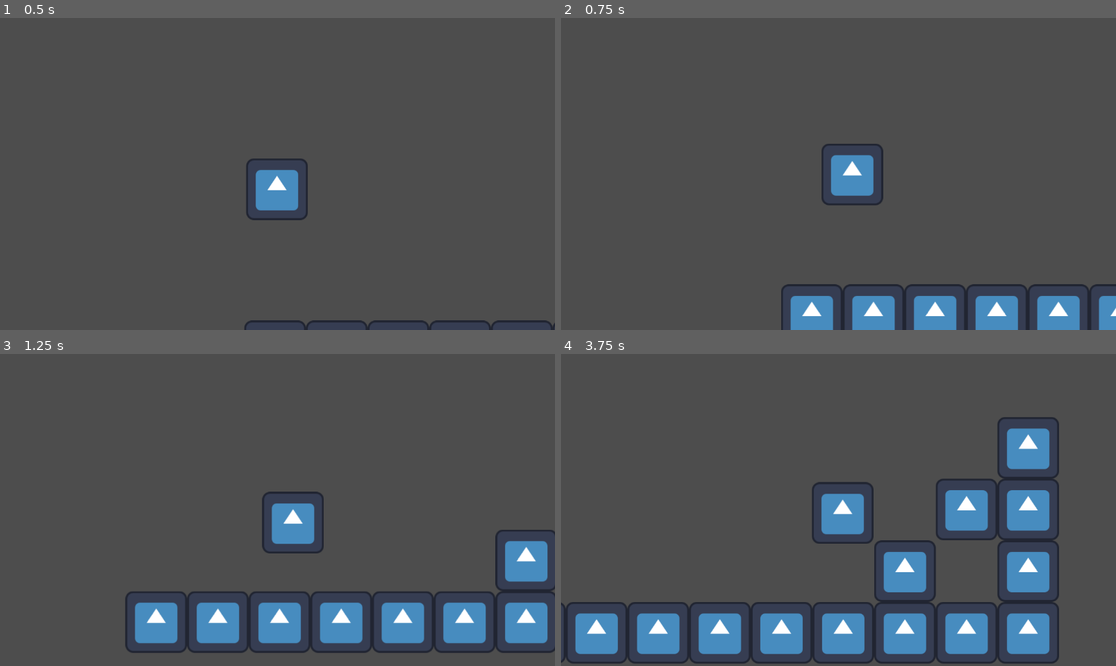
Above: before the commit, frames 1-4 (two rows, left to right).
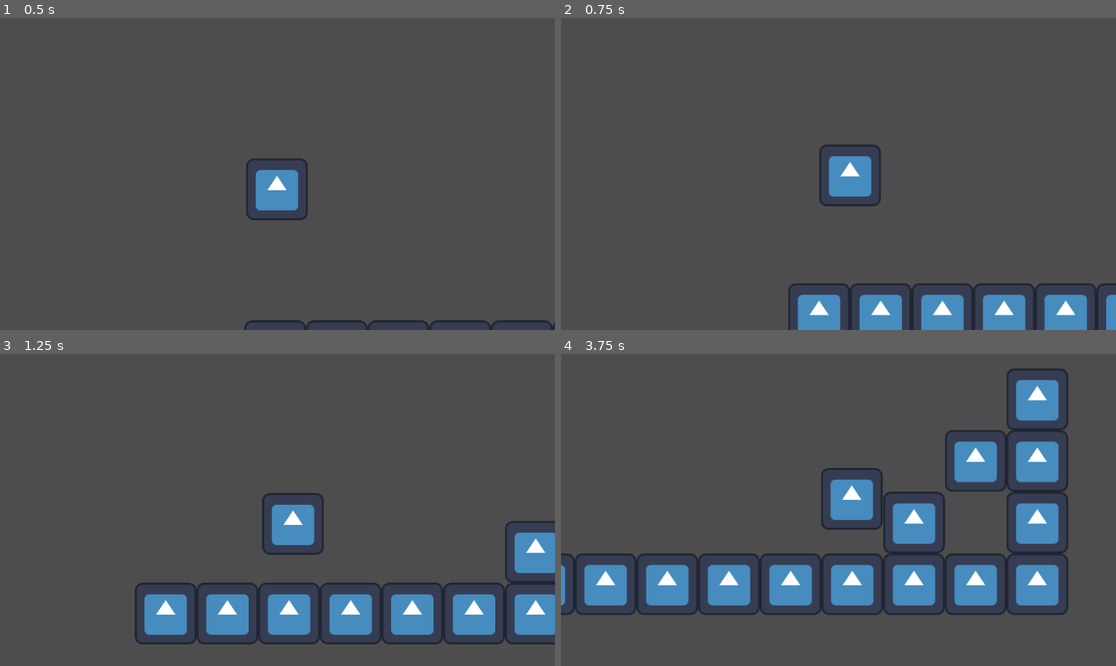
Above: after the commit, the same moments.

Repository: PL00T00/Jumping-The-Gun
Game: Godot game, scene res://node.tscn
The game is run twice, just before and just after one commit, with the same random seed, the same clock (stepped at 60 frames per second) and the same inputs. The project has no main scene, so this scene is started directly. The engine's default icon, where the game draws it, is replaced by a stand-in: a white triangle on a blue panel in a dark square.
Inputs (mouse positions are in pixels of both pictures, inside the frame that each line leads up to):
- Up to frame 1 (0.5 s): no input
- Up to frame 2 (0.75 s): move the mouse to (960, 158) at 0.52 s; hold D (Right) from 0.53 s (still down); click (960, 158) at 0.6 s
- Up to frame 3 (1.25 s): keep holding D (Right)
- Up to frame 4 (3.75 s): move the mouse to (727, 525) at 1.27 s; click (727, 525) at 1.35 s; move the mouse to (894, 441) at 2.02 s; release D (Right) at 2.03 s; hold A (Left) 2.03-2.78 s; click (894, 441) at 2.1 s; move the mouse to (810, 572) at 2.77 s; hold D (Right) from 2.78 s (still down); click (810, 572) at 2.85 s; move the mouse to (1005, 556) at 3.52 s; click (1005, 556) at 3.6 s

Frame 1 is identical in both runs. In frame 2, 4.3% of the frame differs, in the area x 39-100%, y 40-100%; in frame 3, 11%; in frame 4, 29%, in the area x 0-92%, y 4-100%.

Commit message:
added multi-directional shooting
you now move to the opposite direction of the place your mouse clicked

Diff:
--- a/player.gd
+++ b/player.gd
@@ -1,7 +1,7 @@
 extends CharacterBody2D
 
 const SPEED = 400.0
-const SHOOT_UP_FORCE = -800.0
+const SHOOT_FORCE = -800.0
 const SHOOT_TIMEOUT: float = 1.0
 
 var can_shoot: bool = true
@@ -21,7 +21,8 @@
 	move_and_slide()
 
 func shoot():
-	velocity.y += SHOOT_UP_FORCE
+	var shoot_direction = global_position.direction_to(get_global_mouse_position())
+	velocity = shoot_direction * SHOOT_FORCE
 	can_shoot = false
 	await get_tree().create_timer(SHOOT_TIMEOUT).timeout
 	can_shoot = true
